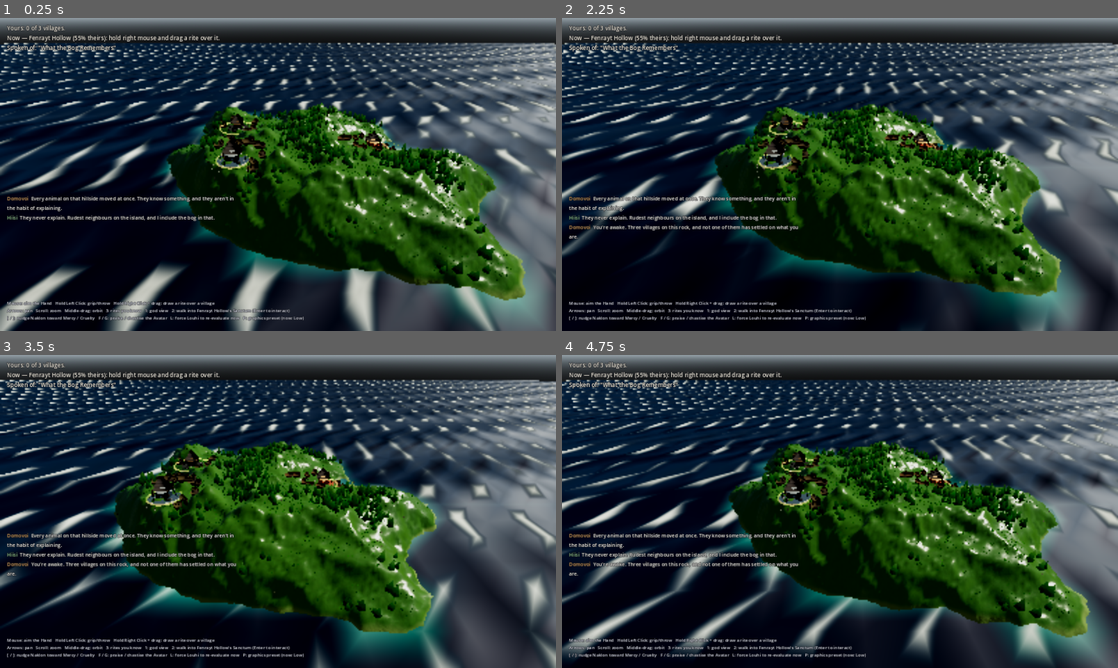
Above: before the commit, frames 1-4 (two rows, left to right).
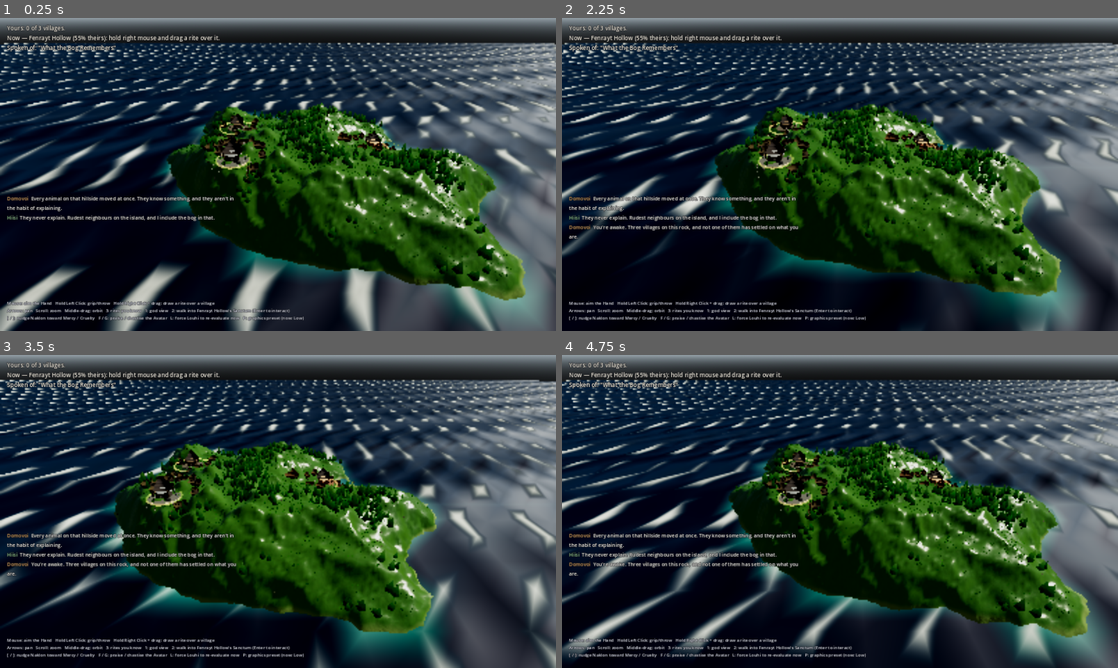
Above: after the commit, the same moments.

Repository: VolkMicro/BW
Game: Godot game, scene res://world/god_view.tscn
Two runs of this game, one before a commit and one after it. Both use one fixed random seed, a clock stepped at 60 frames per second and the inputs below.
Inputs (mouse positions are in pixels of both pictures, inside the frame that each line leads up to):
- Up to frame 1 (0.25 s): no input
- Up to frame 2 (2.25 s): tap Enter (ui_accept) at 0.5 s; drag from (684, 246) to (895, 105) at 0.52 s; drag from (728, 190) to (812, 237) at 1.27 s; move the mouse to (895, 105) at 2.02 s; hold Right (ui_right) from 2.03 s (still down); right-click (895, 105) at 2.1 s
- Up to frame 3 (3.5 s): release Right (ui_right) at 2.75 s; drag from (250, 574) to (111, 464) at 2.77 s
- Up to frame 4 (4.75 s): move the mouse to (1006, 558) at 3.52 s; hold Left (ui_left) 3.53-4.25 s; tap K at 3.6 s; tap Enter (ui_accept) at 3.77, 4.07 s; drag from (673, 464) to (756, 433) at 4.27 s

The runs differ from the first frame. In frame 1, 0.4% of the frame differs, in the area x 36-69%, y 32-53%; in frame 2, 0.4%, in the area x 33-67%, y 32-52%; in frame 3, 0.4%; in frame 4, 0.4%.

Commit message:
Lift the Sanctum out of near-black, and a couple more houses per village
The culture primaries are authored extremely dark — Fenrayt's is
(0.106, 0.114, 0.098), essentially black. That was survivable when the Sanctum
was a bare box lit from every side. Now that a temple roof overhangs it the
walls sit in their own shade, and an almost-black albedo stopped reading as a
building at all: it read as a hole punched in the ground.

Wall, platform and standing-stone colours are now lifted toward timber and
weathered stone values, keeping the culture's hue but not its near-zero
luminance. Same fix already applied to the houses when they were added, for
exactly the same reason — worth noting that the authored palette is a trap for
anything that ever ends up in shadow.

Verified from a village-level camera: houses read as dwellings (pitched roof,
chimney, timber walls), the temple reads as a temple, and both sit on the
ground rather than floating.

Still not right, and not claimed otherwise: the temple's hall interior still
reads as a dark void under the roof tiers rather than as a shaded interior.

Co-Authored-By: Claude Opus 5 <noreply@anthropic.com>

Diff:
--- a/world/sanctum/sanctum.gd
+++ b/world/sanctum/sanctum.gd
@@ -121,10 +121,17 @@
 		_base_roof_color = _roof_mat.albedo_color
 		_base_altar_emission = _altar_mat.emission
 		return
-	_base_wall_color = culture.color_primary
-	_base_roof_color = culture.color_accent
-	_platform_mat.albedo_color = culture.color_primary.lightened(0.15)
-	_stone_mat.albedo_color = culture.color_primary.darkened(0.2)
+	# The authored culture primaries are extremely dark — Fenrayt's is
+	# (0.106, 0.114, 0.098), which is nearly black. That was fine when the
+	# Sanctum was a bare box lit from every side, but now that a temple roof
+	# (world/village/village_architecture.gd) overhangs it, the walls sit in
+	# their own shade and an almost-black albedo read as a hole punched in the
+	# ground rather than as a building. Lifted toward a timber value; the
+	# culture's hue still comes through, it just is not a void any more.
+	_base_wall_color = culture.color_primary.lerp(Color(0.46, 0.38, 0.30), 0.62)
+	_base_roof_color = culture.color_accent.lerp(Color(1, 1, 1), 0.25)
+	_platform_mat.albedo_color = culture.color_primary.lerp(Color(0.62, 0.58, 0.50), 0.66)
+	_stone_mat.albedo_color = culture.color_primary.lerp(Color(0.44, 0.44, 0.43), 0.55)
 	_base_altar_emission = culture.color_accent
 	_altar_mat.emission = culture.color_accent
 	_wall_mat.albedo_color = _base_wall_color
--- a/world/village/village_buildings.gd
+++ b/world/village/village_buildings.gd
@@ -37,7 +37,7 @@
 @export var auto_build_on_ready: bool = false
 
 @export_group("Dwellings")
-@export var houses_per_village: int = 10
+@export var houses_per_village: int = 12
 ## Ring the houses occupy around the village centre. The inner radius clears
 ## the Sanctum's own worship yard (a 9 m platform) so nobody builds on it.
 @export var house_ring_inner: float = 13.0
